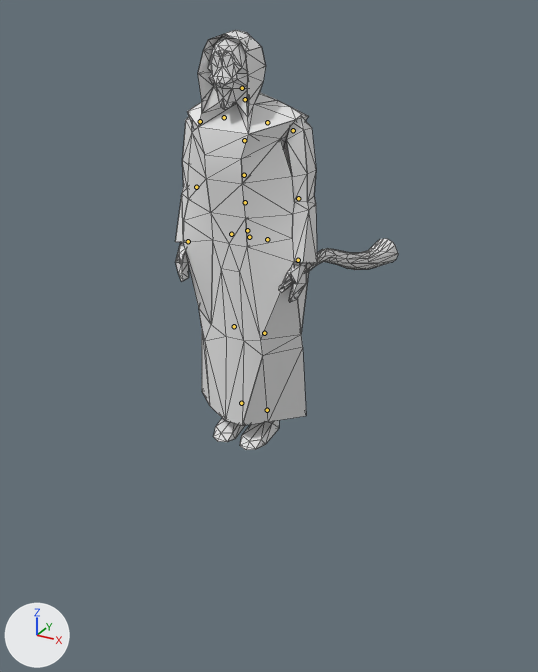
Renders of the Blender file models/secondtemple/shofar/shofar.blend from each side of a commit.
One viewpoint serves both versions: a camera (50 mm lens) standing at (66.1, -112.1, 77.2) and looking at (1.3, 5.6, 18.3). The axes (+X, +Y, +Z) are drawn at lower left. The lights are the same throughout. The bones that bend it are drawn over the model as lines. Mesh edges are drawn as thin lines.

The first picture shows 'shofar'.
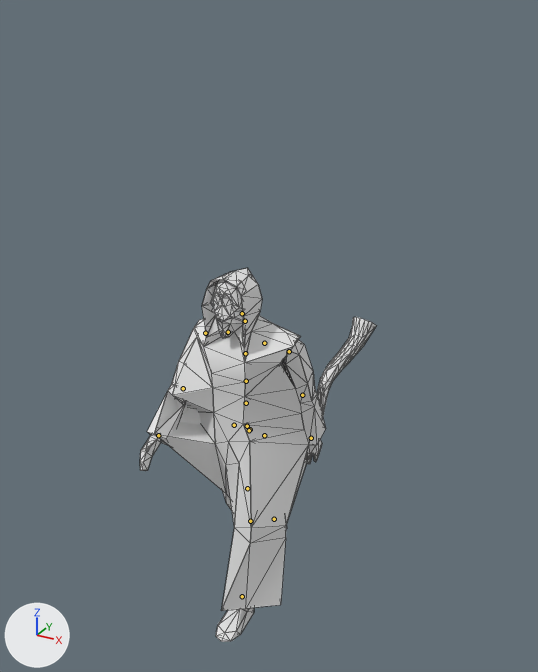
The newer file adds an action. The first version stands in its rest pose; the second is drawn at frame 2 of the action 'walk2'.

The change, as a list of edits to the scene's bpy script:
```text
Change bone_bip01:
    where bone_bip01 = bpy.data.objects['Scream_skeleton'].pose.bones['Bip01']
    bone_bip01.location: (0.0, 0.0, 0.0) -> (0.6, 0.0, -39.8)
    bone_bip01.rotation_euler: (0.0, 0.0, 0.0) -> (0.0, 0.0, -0.0873)  # degrees (0, 0, 0) -> degrees (0, 0, -5)
Change bone_bip01_pelvis:
    where bone_bip01_pelvis = bpy.data.objects['Scream_skeleton'].pose.bones['Bip01 Pelvis']  # child of 'Bip01'
    bone_bip01_pelvis.location: (0.0, 0.0, 0.0) -> (0.0, 0.3, 0.0)
Change bone_bip01_l_leg:
    where bone_bip01_l_leg = bpy.data.objects['Scream_skeleton'].pose.bones['Bip01 L Leg']  # child of 'Bip01 Pelvis'
    bone_bip01_l_leg.rotation_euler: (0.0, 0.0, 0.0) -> (-0.157, 0.0349, 0.279)  # degrees (0, 0, 0) -> degrees (-9, 2, 16)
Change bone_bip01_l_foot:
    where bone_bip01_l_foot = bpy.data.objects['Scream_skeleton'].pose.bones['Bip01 L Foot']  # child of 'Bip01 L Leg1'
    bone_bip01_l_foot.rotation_euler: (0.0, 0.0, 0.0) -> (0.0873, 0.0175, -0.279)  # degrees (0, 0, 0) -> degrees (5, 1, -16)
Change bone_bip01_r_leg:
    where bone_bip01_r_leg = bpy.data.objects['Scream_skeleton'].pose.bones['Bip01 R Leg']  # child of 'Bip01 Pelvis'
    bone_bip01_r_leg.rotation_euler: (0.0, 0.0, 0.0) -> (0.0, 0.0, -0.244)  # degrees (0, 0, 0) -> degrees (0, 0, -14)
Change bone_bip01_r_leg1:
    where bone_bip01_r_leg1 = bpy.data.objects['Scream_skeleton'].pose.bones['Bip01 R Leg1']  # child of 'Bip01 R Leg'
    bone_bip01_r_leg1.rotation_euler: (0.0, 0.0, 0.0) -> (0.0, 0.0, -0.262)  # degrees (0, 0, 0) -> degrees (0, 0, -15)
Change bone_bip01_r_foot:
    where bone_bip01_r_foot = bpy.data.objects['Scream_skeleton'].pose.bones['Bip01 R Foot']  # child of 'Bip01 R Leg1'
    bone_bip01_r_foot.rotation_euler: (0.0, 0.0, 0.0) -> (-0.0175, 0.0, 0.105)  # degrees (0, 0, 0) -> degrees (-1, 0, 6)
Change bone_bip01_spine:
    where bone_bip01_spine = bpy.data.objects['Scream_skeleton'].pose.bones['Bip01 Spine']  # child of 'Bip01 Pelvis'
    bone_bip01_spine.rotation_euler: (0.0, 0.0, 0.0) -> (0.0, 0.0, -0.0698)  # degrees (0, 0, 0) -> degrees (0, 0, -4)
Change bone_bip01_spine1:
    where bone_bip01_spine1 = bpy.data.objects['Scream_skeleton'].pose.bones['Bip01 Spine1']  # child of 'Bip01 Spine'
    bone_bip01_spine1.rotation_euler: (0.0, 0.0, 0.0) -> (0.105, 0.0, 0.0)  # degrees (0, 0, 0) -> degrees (6, 0, 0)
Change bone_bip01_spine2:
    where bone_bip01_spine2 = bpy.data.objects['Scream_skeleton'].pose.bones['Bip01 Spine2']  # child of 'Bip01 Spine1'
    bone_bip01_spine2.rotation_euler: (0.0, 0.0, 0.0) -> (0.0349, 0.0, 0.105)  # degrees (0, 0, 0) -> degrees (2, 0, 6)
Change bone_bip01_spine3:
    where bone_bip01_spine3 = bpy.data.objects['Scream_skeleton'].pose.bones['Bip01 Spine3']  # child of 'Bip01 Spine2'
    bone_bip01_spine3.rotation_euler: (0.0, 0.0, 0.0) -> (-0.14, 0.0, 0.0)  # degrees (0, 0, 0) -> degrees (-8, 0, 0)
Change bone_bip01_head:
    where bone_bip01_head = bpy.data.objects['Scream_skeleton'].pose.bones['Bip01 Head']  # child of 'Bip01 Neck'
    bone_bip01_head.rotation_euler: (0.0, 0.0, 0.0) -> (0.0, 0.0, -0.0349)  # degrees (0, 0, 0) -> degrees (0, 0, -2)
Change bone_bip01_l_arm:
    where bone_bip01_l_arm = bpy.data.objects['Scream_skeleton'].pose.bones['Bip01 L Arm']  # child of 'Bip01 Neck'
    bone_bip01_l_arm.rotation_euler: (0.0, 0.0, 0.0) -> (-0.0524, 0.0, 0.244)  # degrees (0, 0, 0) -> degrees (-3, 0, 14)
Change bone_bip01_l_arm1:
    where bone_bip01_l_arm1 = bpy.data.objects['Scream_skeleton'].pose.bones['Bip01 L Arm1']  # child of 'Bip01 L Arm'
    bone_bip01_l_arm1.rotation_euler: (0.0, 0.0, 0.0) -> (0.0524, -0.0524, 0.262)  # degrees (0, 0, 0) -> degrees (3, -3, 15)
Change bone_bip01_l_arm2:
    where bone_bip01_l_arm2 = bpy.data.objects['Scream_skeleton'].pose.bones['Bip01 L Arm2']  # child of 'Bip01 L Arm1'
    bone_bip01_l_arm2.rotation_euler: (0.0, 0.0, 0.0) -> (0.0, 0.0, 0.0349)  # degrees (0, 0, 0) -> degrees (0, 0, 2)
Change bone_bip01_l_hand:
    where bone_bip01_l_hand = bpy.data.objects['Scream_skeleton'].pose.bones['Bip01 L Hand']  # child of 'Bip01 L Arm2'
    bone_bip01_l_hand.rotation_euler: (0.0, 0.0, 0.0) -> (0.0, -0.367, 0.0)  # degrees (0, 0, 0) -> degrees (0, -21, 0)
Change bone_bip01_r_arm:
    where bone_bip01_r_arm = bpy.data.objects['Scream_skeleton'].pose.bones['Bip01 R Arm']  # child of 'Bip01 Neck'
    bone_bip01_r_arm.rotation_euler: (0.0, 0.0, 0.0) -> (-0.0349, 0.0, -0.192)  # degrees (0, 0, 0) -> degrees (-2, 0, -11)
Change bone_bip01_r_arm1:
    where bone_bip01_r_arm1 = bpy.data.objects['Scream_skeleton'].pose.bones['Bip01 R Arm1']  # child of 'Bip01 R Arm'
    bone_bip01_r_arm1.rotation_euler: (0.0, 0.0, 0.0) -> (0.157, 0.0873, -0.611)  # degrees (0, 0, 0) -> degrees (9, 5, -35)
```

Boxes (x1, y1, x2, y2) around the edits, measured in the pictures (538 x 672 px):
'shofar', posed (6% wider, 11% shorter)
    before: (175, 30, 398, 450)
    after: (140, 268, 377, 642)
bone 'Bip01', root to tip
    before: (249, 237) to (250, 237)
    after: (250, 429) to (250, 430)
bone 'Bip01 Pelvis', root to tip
    before: (249, 237) to (249, 237)
    after: (249, 430) to (248, 430)
bone 'Bip01 L Leg', root to tip
    before: (267, 239) to (267, 240)
    after: (264, 435) to (264, 436)
bone 'Bip01 L Foot', root to tip
    before: (267, 410) to (266, 410)
    after: (242, 596) to (242, 597)
bone 'Bip01 R Leg', root to tip
    before: (231, 234) to (231, 234)
    after: (234, 425) to (233, 425)
bone 'Bip01 R Leg1', root to tip
    before: (234, 326) to (233, 326)
    after: (247, 488) to (247, 489)
bone 'Bip01 R Foot', root to tip
    before: (241, 403) to (241, 403)
    after: (274, 519) to (273, 519)
bone 'Bip01 Spine', root to tip
    before: (247, 230) to (247, 231)
    after: (247, 426) to (246, 426)
bone 'Bip01 Spine1', root to tip
    before: (245, 202) to (244, 202)
    after: (246, 403) to (245, 403)
bone 'Bip01 Spine2', root to tip
    before: (244, 175) to (243, 175)
    after: (246, 381) to (245, 381)
bone 'Bip01 Spine3', root to tip
    before: (244, 140) to (244, 140)
    after: (245, 353) to (245, 354)
bone 'Bip01 Head', root to tip
    before: (242, 88) to (241, 88)
    after: (242, 313) to (241, 314)
bone 'Bip01 L Arm', root to tip
    before: (267, 122) to (268, 122)
    after: (264, 343) to (265, 343)
bone 'Bip01 L Arm1', root to tip
    before: (293, 130) to (293, 130)
    after: (289, 351) to (289, 351)
bone 'Bip01 L Arm2', root to tip
    before: (298, 198) to (299, 198)
    after: (302, 395) to (302, 394)
bone 'Bip01 L Hand', root to tip
    before: (298, 260) to (297, 260)
    after: (311, 438) to (310, 438)
bone 'Bip01 R Arm', root to tip
    before: (224, 117) to (224, 117)
    after: (228, 332) to (228, 331)
bone 'Bip01 R Arm1', root to tip
    before: (200, 121) to (200, 121)
    after: (205, 333) to (206, 333)
